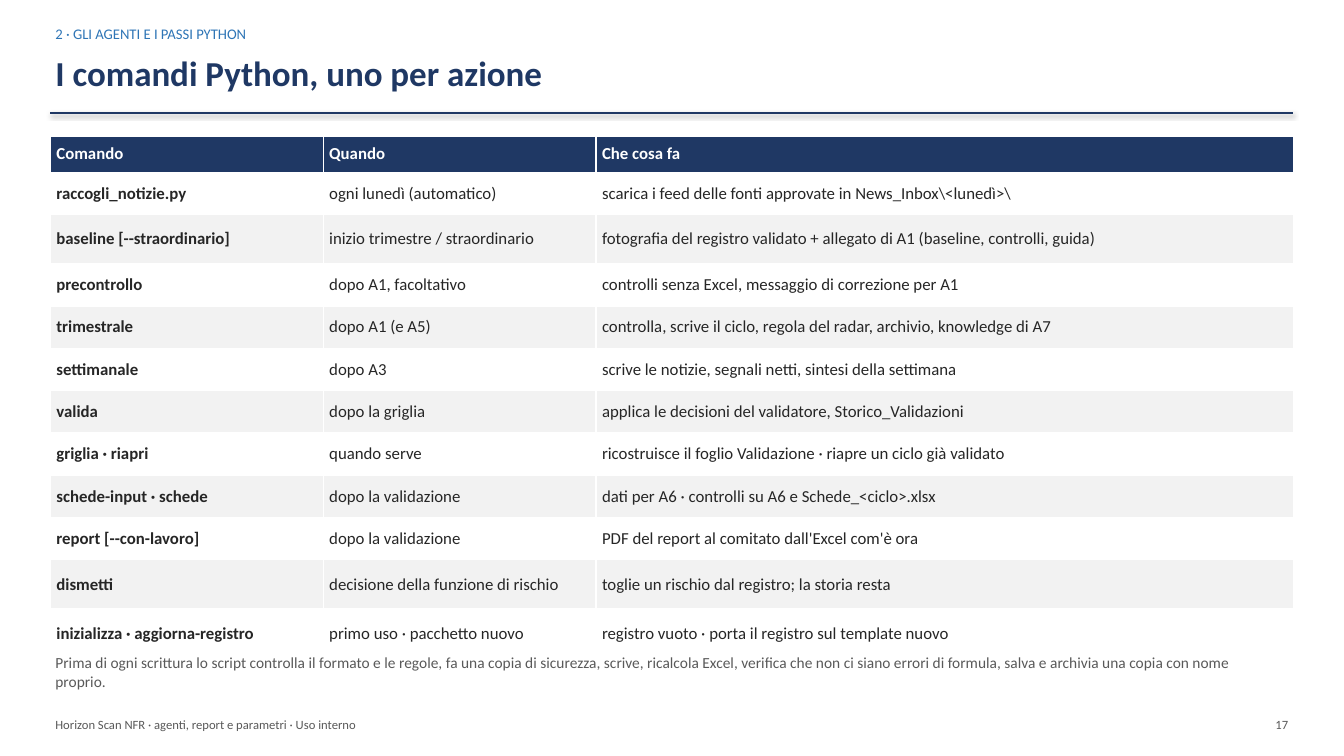
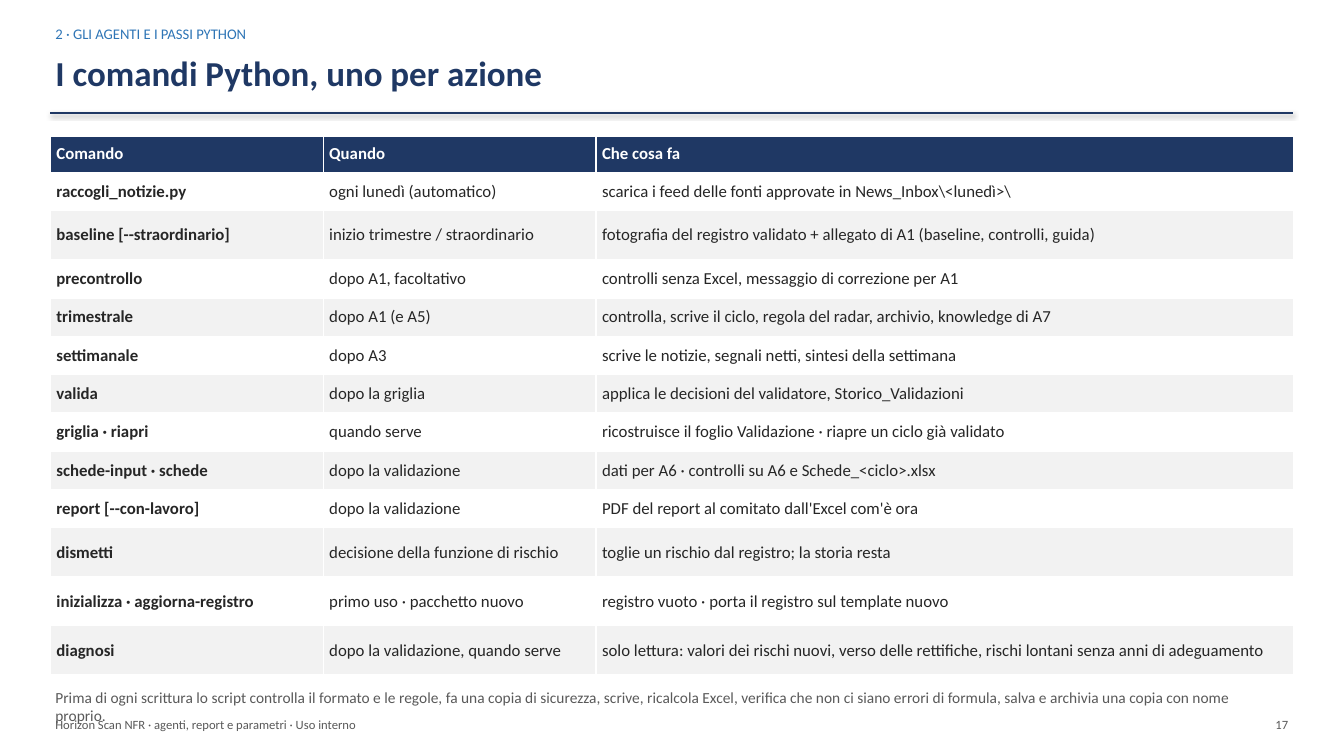
Before and after one commit to Corrado-70/NFR-Horizon-Agents, a slide deck: slide 17 of Presentazione/Horizon_Scan_NFR_presentazione.pptx. Drawn at 1344x756 pixels with LibreOffice and Linux fonts; fonts in the diff are those of the drawing. Boxes give left, top, right and bottom in pixels: in the first picture for what was removed or moved away, otherwise in the second. Text is boxed around its words. In the diff, an @@ line names an element or a change of style, - is before the commit and + after.

```diff
--- a/Presentazione/Horizon_Scan_NFR_presentazione.pptx
+++ b/Presentazione/Horizon_Scan_NFR_presentazione.pptx
@@ table at bbox=[50, 136, 1295, 676] @@
+row 13: diagnosi | dopo la validazione, quando serve | solo lettura: valori dei rischi nuovi, verso delle rettifiche, rischi lontani senza anni di adeguamento
@@ text "Prima di ogni scrittura lo ...": place and size @@
-text "Prima di ogni scrittura lo ..." at bbox=[55, 657, 1228, 690]
+text "Prima di ogni scrittura lo ..." at bbox=[55, 692, 1228, 726]
```
Also in this commit, not shown: 2 other slides changed, 22 other files.
